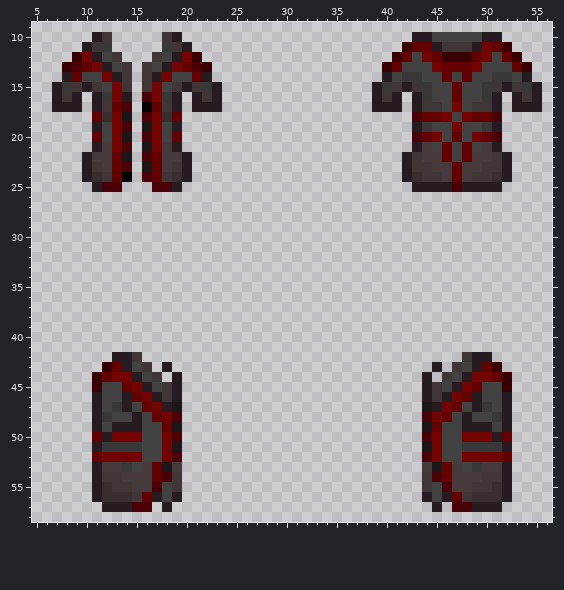
File history of a pixel-art sprite, Resources/Textures/_Moffstation/Clothing/OuterClothing/Coats/labcoat-robo.rsi/open-equipped-OUTERCLOTHING.png. Above is the file before it was changed.
The file is 64x64 pixels. Shown: x 5..56, y 9..58.
After the commit:
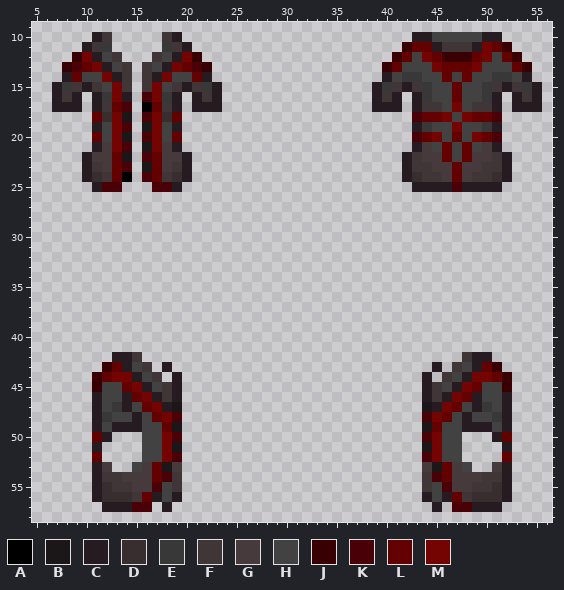
Palette (. is transparent): A #000000  B #1b1718  C #251b20  D #382e30  E #383838  F #403537  G #463a3c  H #424242  J #380003  K #490007  L #630000  M #730402
What changed:
@@ x 5..56 @@
 49 ......CHCCCHHLB........................BLHHCCCHC....
-50 ......LCMMMHHMK........................KMHHMMMCL....
-51 ......CEEEEHHMB........................BMHHEEEEC....
-52 ......LMMMMHHMK........................KMHHMMMML....
-53 ......CGGEHGLBG........................GBLGHEGGC....
+50 ......LC...HHMK........................KMHH...CL....
+51 ......C....HHMB........................BMHH....C....
+52 ......L....HHMK........................KMHH....L....
+53 ......CG..HGLBG........................GBLGH..GC....
 54 ......CFFGGGLKF........................FKLGGGFFC....
Boxes around the changes in both pictures, in picture pixels (x1, y1, x2, y2):
erased: (102, 432, 142, 472)
erased: (462, 432, 502, 472)
